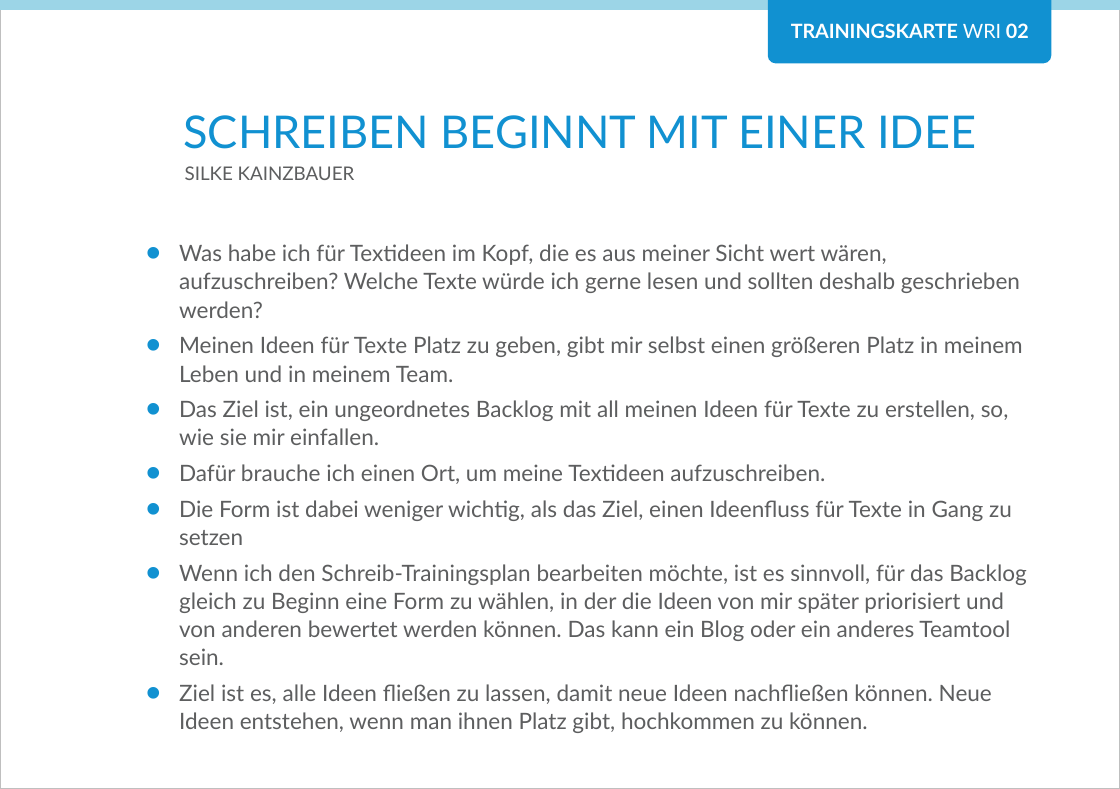
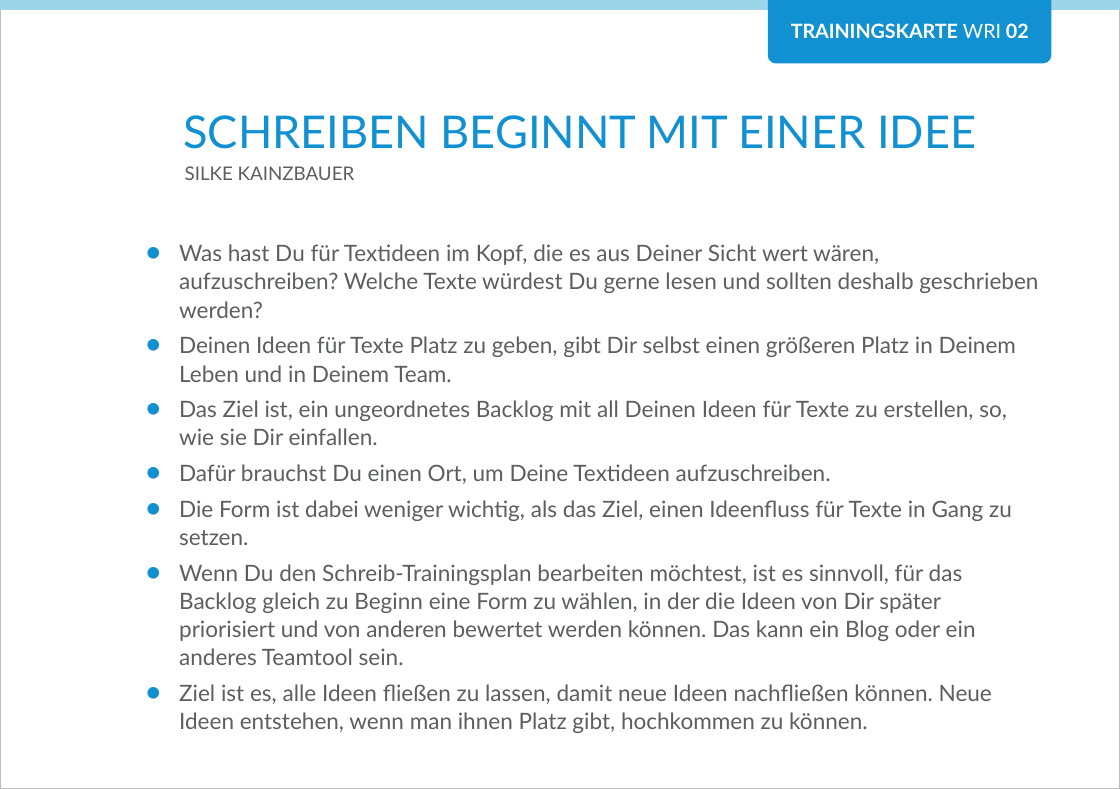
Before and after one commit to Teamtool/training-materials, a slide deck: slide 1 of training-cards/agile moves/Writing (WRI)/ger/apprentice/ger_wri_02_schreiben_beginnt_mit_idee_AM_A.pptx. Drawn at 1120x789 pixels with LibreOffice and Linux fonts; fonts in the diff are those of the drawing; background and template pictures are left out. Boxes give left, top, right and bottom in pixels: in the first picture for what was removed or moved away, otherwise in the second. Text is boxed around its words. In the diff, an @@ line names an element or a change of style, - is before the commit and + after.

```diff
--- a/training-cards/agile moves/Writing (WRI)/ger/apprentice/ger_wri_02_schreiben_beginnt_mit_idee_AM_A.pptx
+++ b/training-cards/agile moves/Writing (WRI)/ger/apprentice/ger_wri_02_schreiben_beginnt_mit_idee_AM_A.pptx
@@ text at (179,244,1038,665): text changed @@
-  • Was habe ich für Textideen im Kopf, die es aus meiner Sicht wert wären, aufzuschreiben? Welche Texte würde ich gerne lesen und sollten deshalb geschrieben werden?
-  • Meinen Ideen für Texte Platz zu geben, gibt mir selbst einen größeren Platz in meinem Leben und in meinem Team.
-  • Das Ziel ist, ein ungeordnetes Backlog mit all meinen Ideen für Texte zu erstellen, so, wie sie mir einfallen.
-  • Dafür brauche ich einen Ort, um meine Textideen aufzuschreiben.
-  • Die Form ist dabei weniger wichtig, als das Ziel, einen Ideenfluss für Texte in Gang zu setzen
-  • Wenn ich den Schreib-Trainingsplan bearbeiten möchte, ist es sinnvoll, für das Backlog gleich zu Beginn eine Form zu wählen, in der die Ideen von mir später priorisiert und von anderen bewertet werden können. Das kann ein Blog oder ein anderes Teamtool sein.
+  • Was hast Du für Textideen im Kopf, die es aus Deiner Sicht wert wären, aufzuschreiben? Welche Texte würdest Du gerne lesen und sollten deshalb geschrieben werden?
+  • Deinen Ideen für Texte Platz zu geben, gibt Dir selbst einen größeren Platz in Deinem Leben und in Deinem Team.
+  • Das Ziel ist, ein ungeordnetes Backlog mit all Deinen Ideen für Texte zu erstellen, so, wie sie Dir einfallen.
+  • Dafür brauchst Du einen Ort, um Deine Textideen aufzuschreiben.
+  • Die Form ist dabei weniger wichtig, als das Ziel, einen Ideenfluss für Texte in Gang zu setzen.
+  • Wenn Du den Schreib-Trainingsplan bearbeiten möchtest, ist es sinnvoll, für das Backlog gleich zu Beginn eine Form zu wählen, in der die Ideen von Dir später priorisiert und von anderen bewertet werden können. Das kann ein Blog oder ein anderes Teamtool sein.
```
Also in this commit, not shown: 1 other slide changed, 5 other files.
